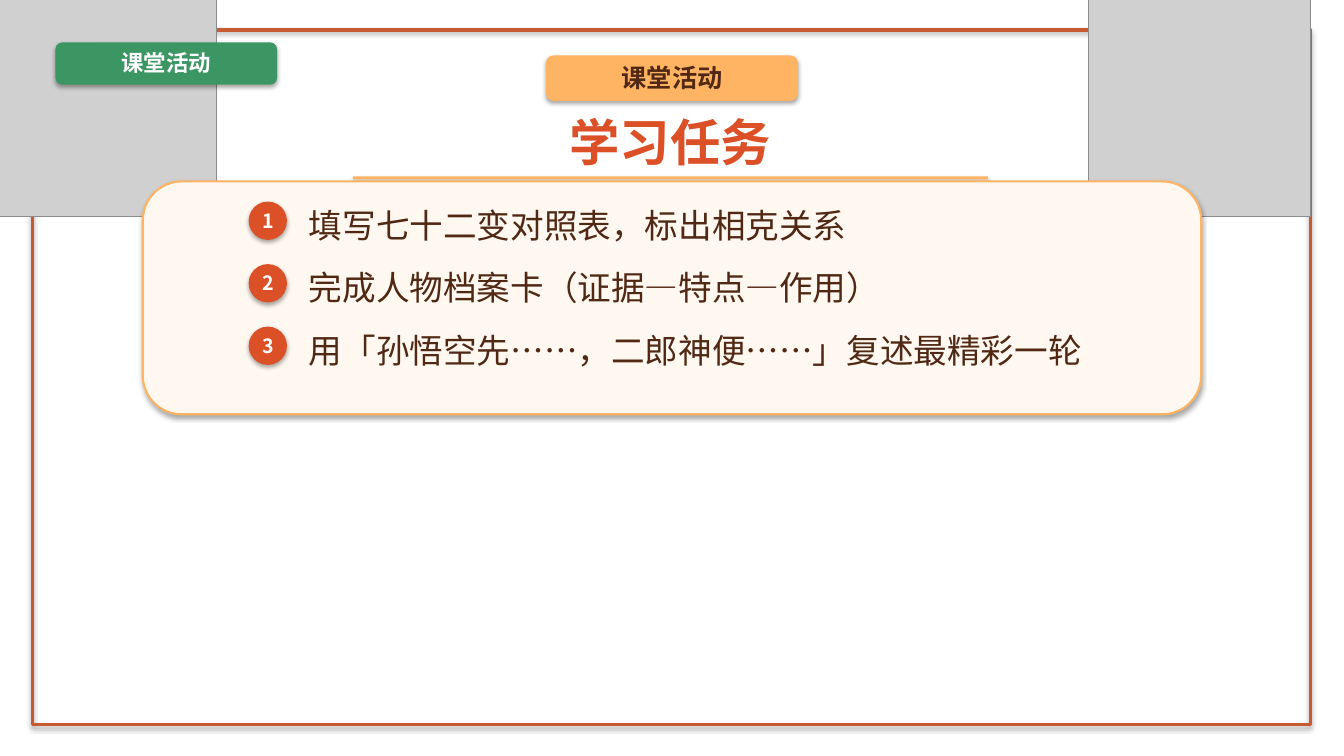
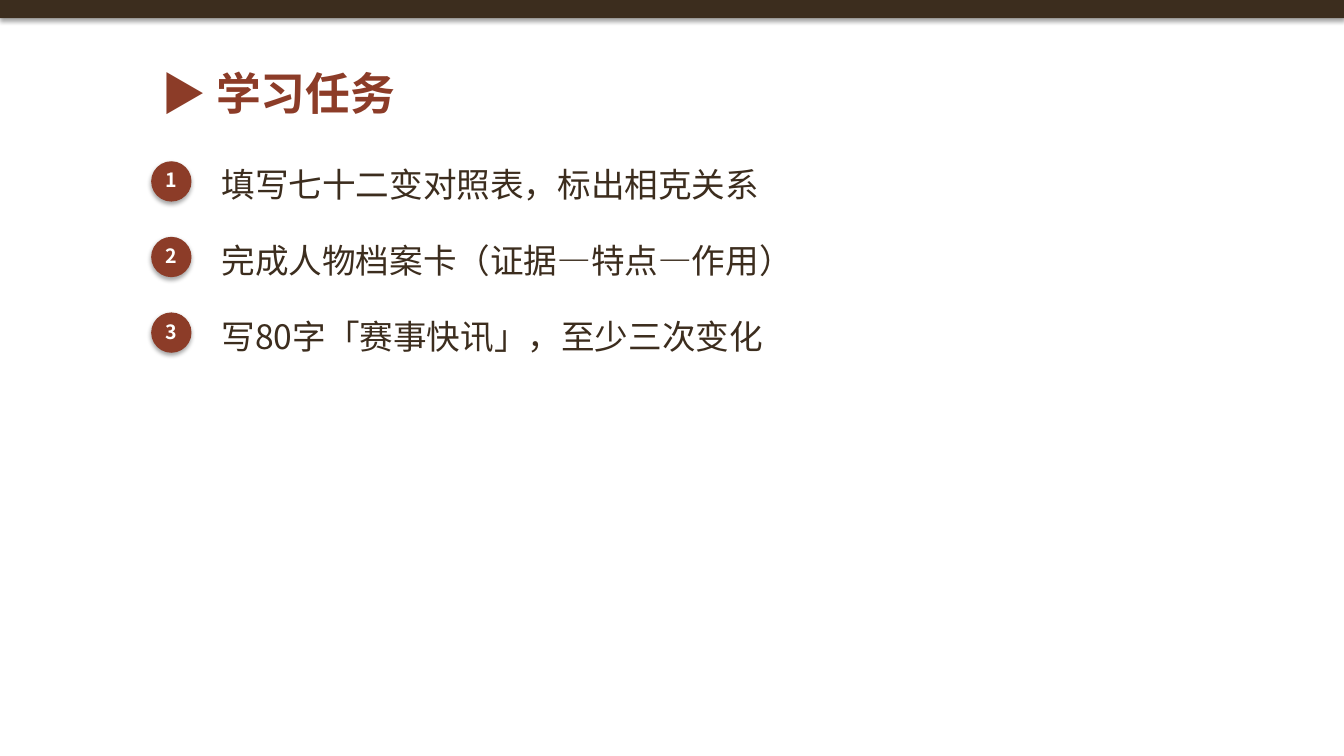
Before and after one commit to decemberlin54-del/declin, a slide deck: slide 6 of unit6-lesson21-wukong.pptx. Drawn at 1344x756 pixels with LibreOffice and Linux fonts; fonts in the diff are those of the drawing; grey boxes stand for pictures; background and template pictures are left out. Boxes give left, top, right and bottom in pixels: in the first picture for what was removed or moved away, otherwise in the second. Text is boxed around its words. In the diff, an @@ line names an element or a change of style, - is before the commit and + after.

```diff
--- a/unit6-lesson21-wukong.pptx
+++ b/unit6-lesson21-wukong.pptx
@@ rectangle: place and size @@
-rectangle at (32, 30, 1311, 725)
+rectangle at (0, 0, 1344, 18)
@@ rectangle at (0, 0, 1344, 18): fill none to #3C2D1E; outline #C85A32 2.5 pt to none @@
@@ picture removed at (0, 0, 217, 217) @@
@@ picture removed at (1089, 0, 1311, 217) @@
@@ rounded rectangle removed at (55, 42, 277, 85) @@
@@ text removed at (122, 52, 211, 73) @@
-课堂活动
@@ rounded rectangle removed at (546, 55, 799, 101) @@
@@ text at (216, 71, 395, 114): text changed; size 36 to 32 pt; text colour #DC5028 to #8C3C28 @@
-学习任务
+▶ 学习任务
@@ text removed at (622, 65, 723, 90) @@
-课堂活动
@@ less space between paragraphs in 3 elements at (166, 324, 178, 340), (166, 248, 178, 263), (166, 172, 178, 187) @@
@@ text "1": place and size @@
-text "1" at (262, 213, 274, 228)
+text "1" at (166, 172, 178, 187)
@@ ellipse: place and size @@
-ellipse at (249, 202, 287, 240)
+ellipse at (151, 161, 192, 202)
@@ fill #DC5028 to #8C3C28 in 3 elements at (151, 313, 192, 353), (151, 237, 192, 277), (151, 161, 192, 202) @@
@@ text "填写七十二变对照表，标出相克关系" at (222, 168, 760, 201): text colour #502814 to #3C2D1E; less space between paragraphs @@
@@ text "填写七十二变对照表，标出相克关系": place and size @@
-text "填写七十二变对照表，标出相克关系" at (309, 209, 847, 242)
+text "填写七十二变对照表，标出相克关系" at (222, 168, 760, 201)
@@ rectangle removed at (353, 176, 988, 179) @@
@@ rounded rectangle removed at (143, 181, 1202, 414) @@
@@ text "2": place and size @@
-text "2" at (262, 275, 274, 290)
+text "2" at (166, 248, 178, 263)
@@ ellipse: place and size @@
-ellipse at (249, 264, 287, 302)
+ellipse at (151, 237, 192, 277)
@@ text "完成人物档案卡（证据—特点—作用）": place and size @@
-text "完成人物档案卡（证据—特点—作用）" at (309, 271, 880, 303)
+text "完成人物档案卡（证据—特点—作用）" at (222, 244, 793, 276)
@@ text "完成人物档案卡（证据—特点—作用）" at (222, 244, 793, 276): text colour #502814 to #3C2D1E; less space between paragraphs @@
@@ text "3": place and size @@
-text "3" at (262, 338, 274, 354)
+text "3" at (166, 324, 178, 340)
@@ ellipse: place and size @@
-ellipse at (249, 327, 287, 365)
+ellipse at (151, 313, 192, 353)
@@ text added at (222, 320, 763, 353), 24 pt, text #3C2D1E @@
+写80字「赛事快讯」，至少三次变化
@@ text removed at (309, 334, 1082, 367) @@
-用「孙悟空先……，二郎神便……」复述最精彩一轮
```
Also in this commit, not shown: 4 other slides changed, 1 slide added, 4 slides removed, 20 other files.
